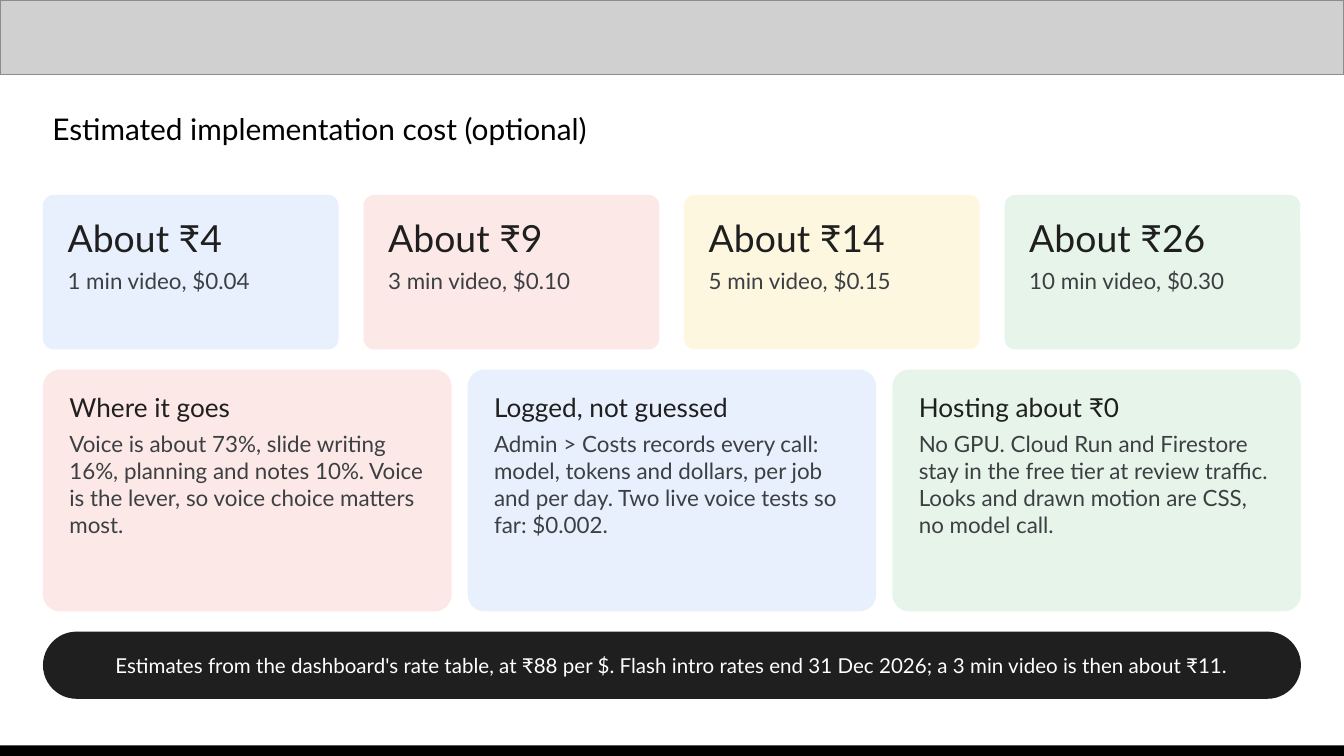
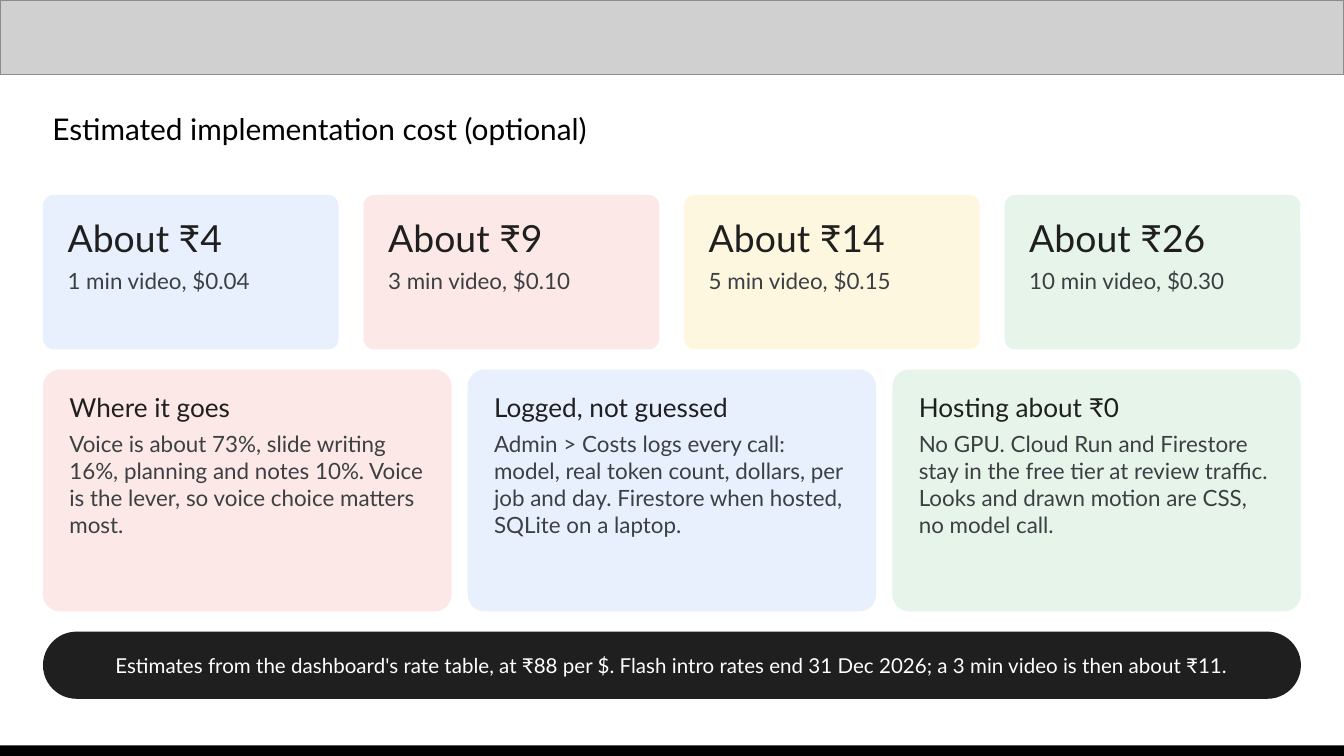
Before and after one commit to saitej123/Gemini-Multimodal-Studio, a slide deck: slide 10 of Template/Out/Multimodal Studio - AI Builder Cup.pptx. Drawn at 1344x756 pixels with LibreOffice and Linux fonts; fonts in the diff are those of the drawing; grey boxes stand for pictures. Boxes give left, top, right and bottom in pixels: in the first picture for what was removed or moved away, otherwise in the second. Text is boxed around its words. In the diff, an @@ line names an element or a change of style, - is before the commit and + after.

```diff
--- a/Template/Out/Multimodal Studio - AI Builder Cup.pptx
+++ b/Template/Out/Multimodal Studio - AI Builder Cup.pptx
@@ text in rounded rectangle at (x1=494, y1=435, x2=844, y2=537): text changed @@
-Admin > Costs records every call: model, tokens and dollars, per job and per day. Two live voice tests so far: $0.002.
+Admin > Costs logs every call: model, real token count, dollars, per job and day. Firestore when hosted, SQLite on a laptop.
```
Also in this commit, not shown: 6 other slides changed, 1 slide added, 24 other files.
